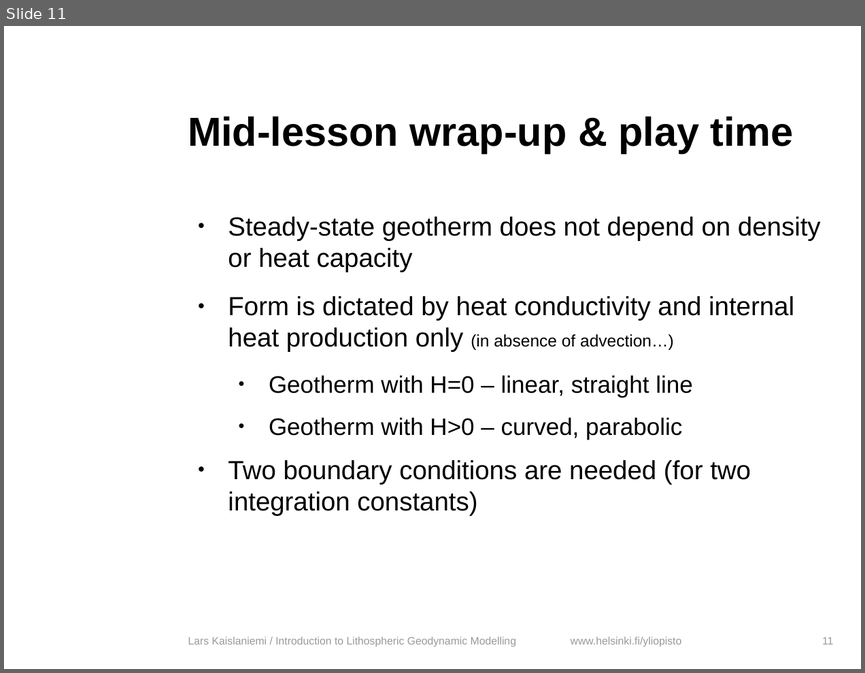
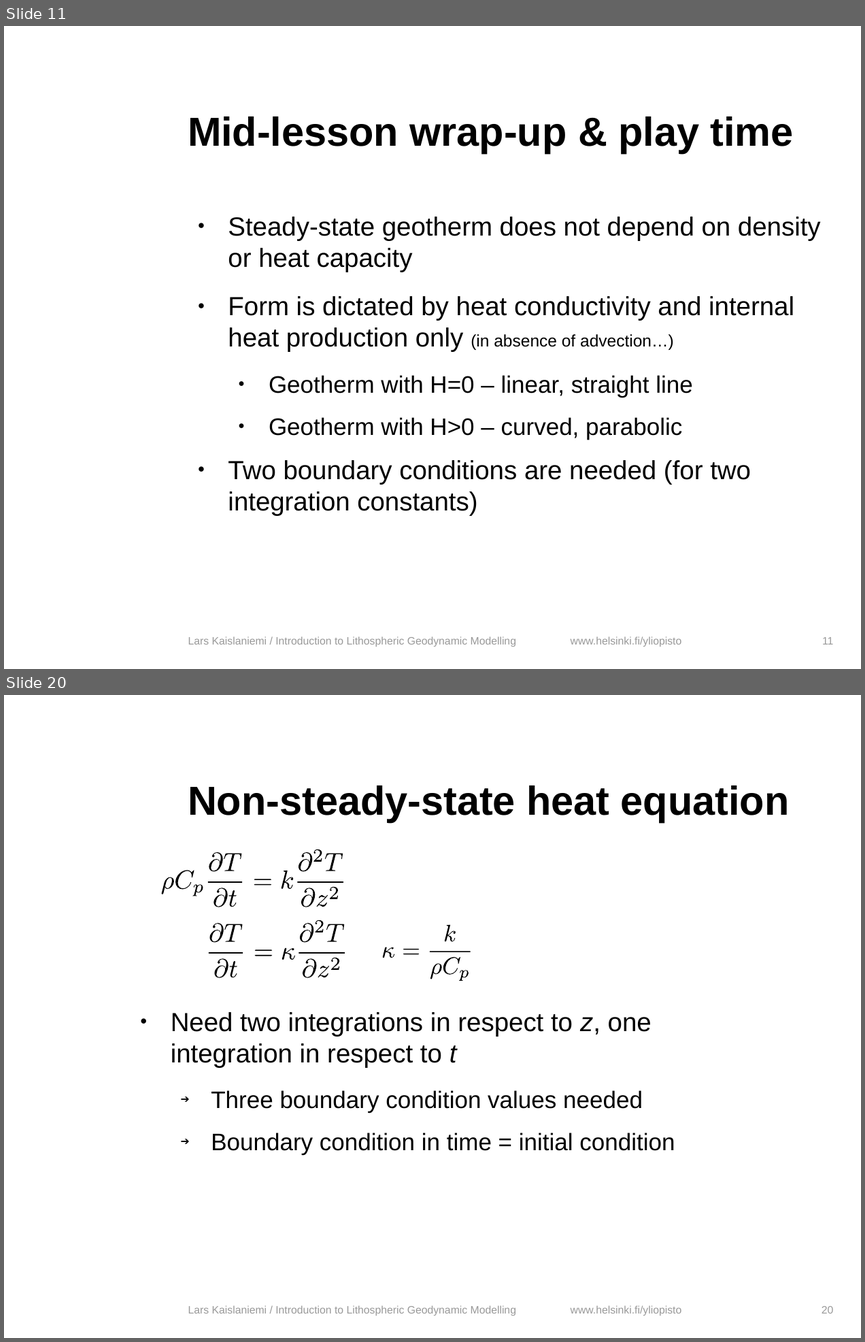
Before and after one commit to HUGG/NGWM2016-modelling-course, a slide deck: Lessons/03-Analytical-solutions-heat-transfer/heat_transfer_analytical.odp. Shown one above the other, each under a label of ours: slide 11 before the commit, slides 11 and 20 after it; the slides between them are not shown. The pictures are 865x673 and 865x1342 pixels, drawn with LibreOffice and Linux fonts; fonts in the diff are those of the drawing; background and template pictures are left out. Boxes give left, top, right and bottom in pixels: in the first picture for what was removed or moved away, otherwise in the second. Text is boxed around its words. In the diff, an @@ line names an element or a change of style, - is before the commit and + after.

```diff
--- a/Lessons/03-Analytical-solutions-heat-transfer/heat_transfer_analytical.odp
+++ b/Lessons/03-Analytical-solutions-heat-transfer/heat_transfer_analytical.odp
@@ slide 20 added at bbox=[4, 695, 861, 1338], background #FFFFFF; not listed: 1 template element that a slide beside it also shows @@
@@ title added at bbox=[188, 785, 789, 821], 34 pt, text #000000, bold @@
+Non-steady-state heat equation
@@ group added at bbox=[162, 849, 343, 907]: 17 freeform shapes @@
@@ group added at bbox=[209, 920, 345, 978]: 15 freeform shapes @@
@@ group added at bbox=[381, 925, 470, 981]: 8 freeform shapes @@
@@ text added at bbox=[171, 1012, 674, 1155], 20 pt, text #000000 @@
+● Need two integrations in respect to z, one integration in respect to t
+  ➔ Three boundary condition values needed
+  ➔ Boundary condition in time = initial condition
@@ text added at bbox=[188, 1305, 516, 1315], 9 pt, text #999999 @@
+Lars Kaislaniemi / Introduction to Lithospheric Geodynamic Modelling
@@ page number added at bbox=[821, 1306, 834, 1313], 9 pt, text #999999 @@
+20
```
Also in this commit, not shown: 11 slides changed, 6 other slides added, 3 other files.
